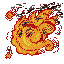
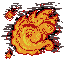
Revision of a layered 64px x 64px image; what changed, layer by layer:
removed layer "New Layer#3" over 8, 2, 63, 51
removed layer "New Layer#1" over 5, 4, 61, 56
removed layer "New Layer" over 6, 3, 62, 54
added layer "Background (100ms)" above "DarkSmoke" over 5, 4, 61, 56
added layer "DarkSmoke" above "Smoke" over 5, 7, 59, 55
added layer "Smoke" above "Background" over 1, 2, 64, 56
